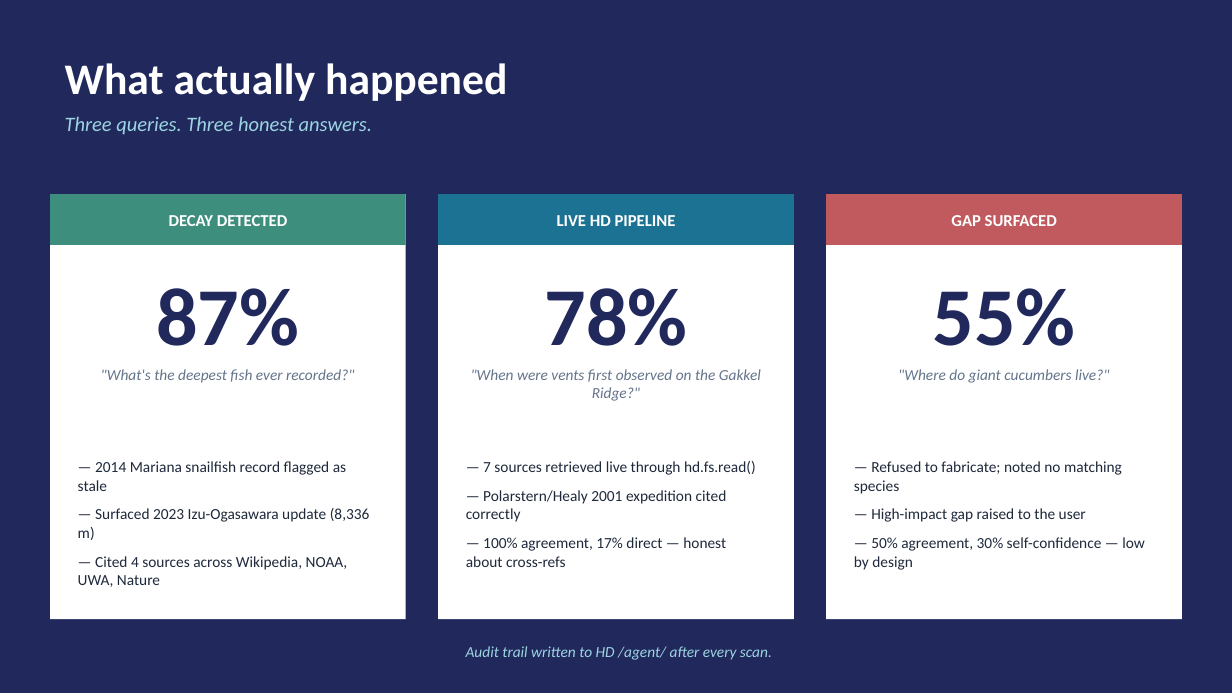
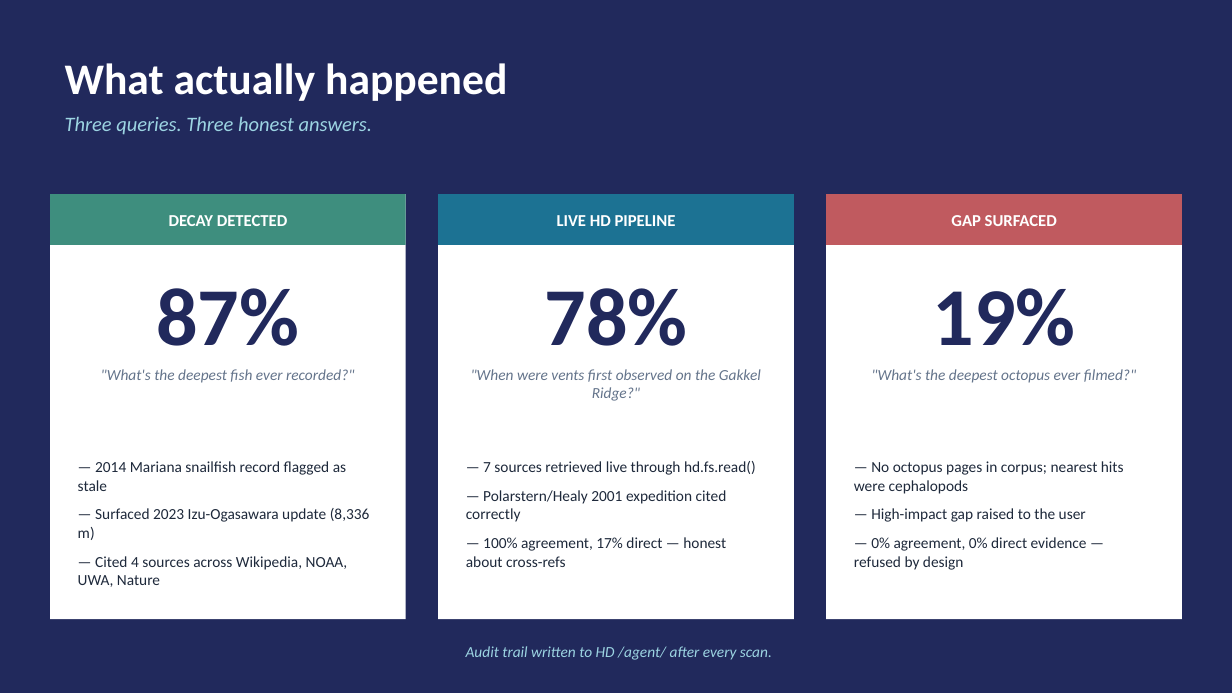
Before and after one commit to Arblade555/FullyHack, a slide deck: slide 3 of deepdelta-demo.pptx. Drawn at 1232x693 pixels with LibreOffice and Linux fonts; fonts in the diff are those of the drawing. Boxes give left, top, right and bottom in pixels: in the first picture for what was removed or moved away, otherwise in the second. Text is boxed around its words. In the diff, an @@ line names an element or a change of style, - is before the commit and + after.

```diff
--- a/deepdelta-demo.pptx
+++ b/deepdelta-demo.pptx
@@ text at [933, 288, 1076, 346]: text changed @@
-55%
+19%
@@ text at [871, 369, 1136, 383]: text changed @@
-"Where do giant cucumbers live?"
+"What's the deepest octopus ever filmed?"
@@ text at [854, 461, 1124, 494]: text changed @@
-— Refused to fabricate; noted no matching species
+— No octopus pages in corpus; nearest hits were cephalopods
@@ text at [854, 537, 1087, 570]: text changed @@
-— 50% agreement, 30% self-confidence — low by design
+— 0% agreement, 0% direct evidence — refused by design
```
Also in this commit, not shown: 4 other files.
